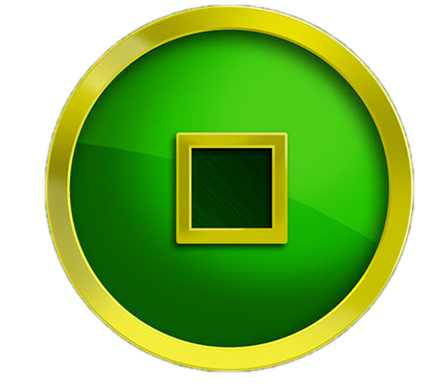
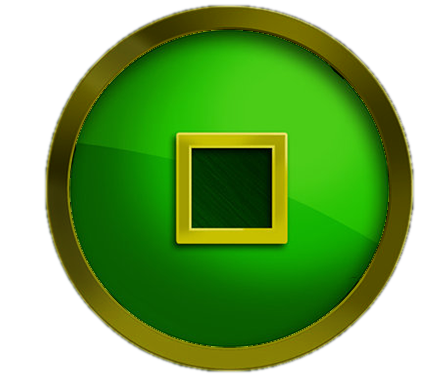
Before/after of a (445, 389) layered artwork. What changed in the layer stack:
pixels changed over [45,5,413,372] (layer not identified)
